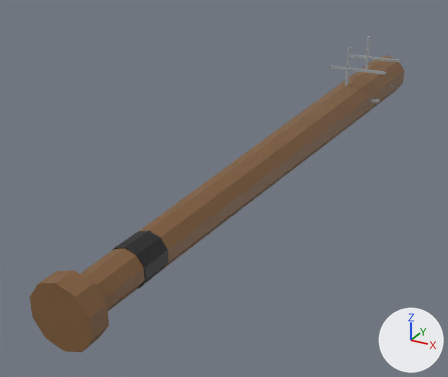
An edit to the glTF model assets/generated/items/bat_nails_w0.glb, drawn before and after from the same camera.
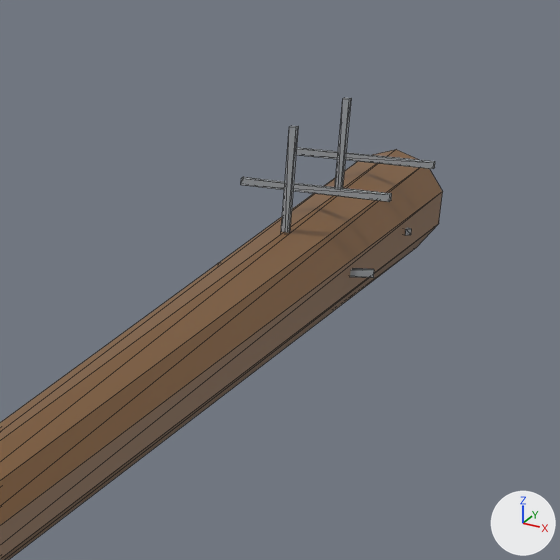
Each version is shown whole from a 50 mm camera at (0.288, -0.414, 0.27) aimed at (-0.066, 0.229, -0.052), then close up on the part from 54% to 100% of the width and 0% to 55% of the height. Every picture has the same lights, and +X, +Y and +Z are marked at lower right. The first two pictures are the older version. The close-ups show mesh edges as thin lines. Vertices at exactly the same position are counted once.

Objects in the first close-up: 'bat_nails_w0'.
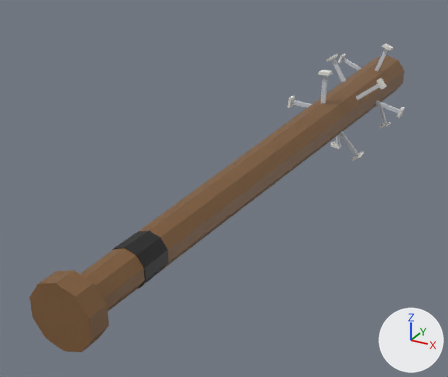
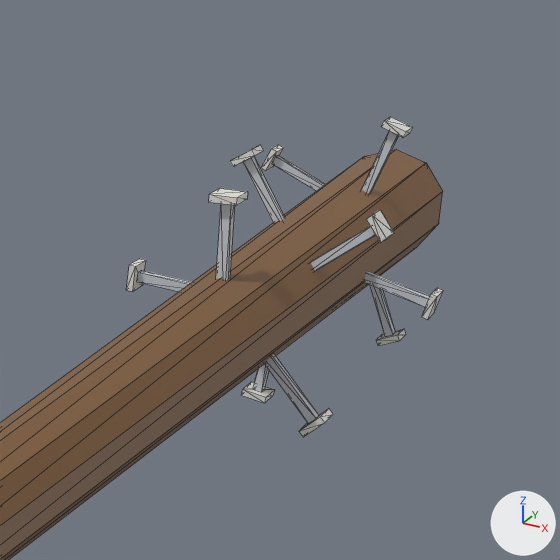
The edits, one by one:
me_bat_nails_w0 is used by ob_bat_nails_w0; location (0.0, 0.0, 0.0).
me_bat_nails_w0 had 124 vertices, 204 faces and spanned x -0.045..0.045, y -0.14..0.73, z -0.036..0.09.
me_bat_nails_w0 now has 236 vertices, 372 faces and spans x -0.075..0.076, y -0.14..0.73, z -0.076..0.076.
me_bat_nails_w0 part 1: the loose piece of 8 vertices spanning x -0.045..0.045, y 0.548..0.552, z 0.043..0.047 is scaled about its middle by (0.0443, 3.75, 3.74), then moved by (-0.072, -0.094, -0.039).
me_bat_nails_w0 part 2: a new loose piece, a box spanning x -0.0075..0.0075, y 0.3925..0.4075, z 0.069..0.073, in mat_defaultmaterial.
me_bat_nails_w0 part 3: a new loose piece, a box spanning x -0.0027..0.0027, y 0.3972..0.4028, z 0.0116..0.069, in mat_defaultmaterial.
me_bat_nails_w0 part 4: 6 loose pieces with 48 vertices, spanning x -0.045..0.045, y 0.498..0.705, z 0.0..0.09, are deleted.
Part 5, on me_bat_nails_w0:
8 vertices are removed from x -0.024..0.024, y 0.535..0.615, z 0.0..0.004.
12 faces are deleted.
76 vertices are added at x -0.075..0.076, y 0.421..0.677, z -0.076..0.076.
40 new vertices lie (0.0, 0.006, 0.0) away from vertices in x -0.07..0.071, y 0.425..0.677, z -0.071..0.07.
28 new vertices lie (0.0, 0.015, 0.0) away from vertices in x -0.075..0.076, y 0.505..0.673, z -0.076..0.076.
8 new vertices lie (0.0, 0.014, 0.0) away from vertices in x 0.041..0.064, y 0.421..0.477, z -0.059..0.051.
228 new faces join them.

Location of each change, (x1, y1, x2, y2) in pixels of the close-ups (560 x 560 px; the box of a moved part takes in the faces that stretch with it):
'bat_nails_w0', reshaped
    before: (0, 98, 443, 560)
    after: (0, 117, 444, 560)
part 1 of me_bat_nails_w0, moved or reshaped
    before: (241, 177, 392, 202)
    after: (126, 259, 146, 292)
part 2 of me_bat_nails_w0, added
    after: (209, 189, 248, 205)
part 3 of me_bat_nails_w0, added
    after: (216, 204, 235, 280)
part 4 of me_bat_nails_w0, deleted
    before: (281, 98, 435, 278)
part 5 of me_bat_nails_w0, built on
    after: (137, 117, 444, 437)
